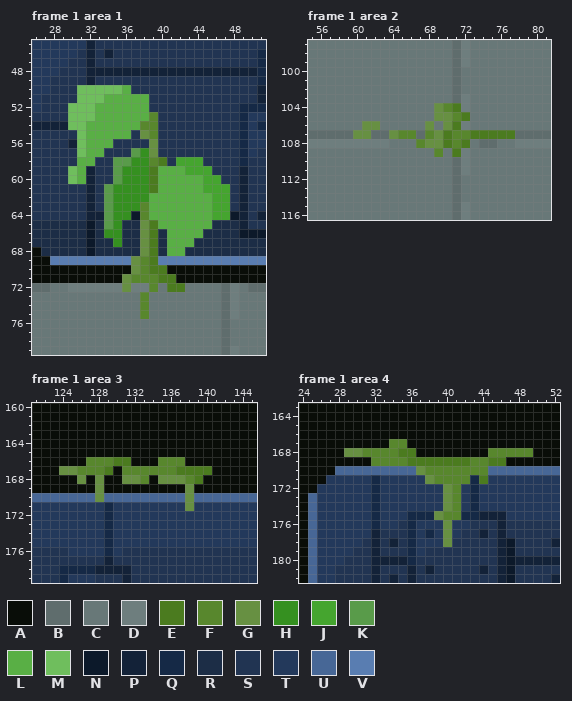
One commit to this pixel-art file: Assets/Resources/new aseprite/level_design_test/sector_2_environment_scene.aseprite. The first picture shows the starting point.
384x288 pixels, 3 frames. Colours within 5 levels of each other are drawn and written as one. Shown: frame 1 area 1: x 26..51, y 45..79; frame 1 area 2: x 55..81, y 97..116; frame 1 area 3: x 121..145, y 160..179; frame 1 area 4: x 24..52, y 163..182. The commit also changed other frames or places, which this record leaves out.
Palette (. is transparent): A #090d08  B #5f6d6d  C #687878  D #6e7e7e  E #4b7b1f  F #58872d  G #679042  H #359020  J #45a52f  K #599b4a  L #59af45  M #6fbe5d  N #0c192a  P #132238  Q #152946  R #1c2d46  S #213452  T #23395b  U #476796  V #597db1
Pixels before, frame 1 area 1, first column x 26:
45 TTTTTTPSSSSSSSSSSSSSSSSSSS
46 TTTTTSPSPSSSSSSSSSSSSSSSSQ
47 TTTTSSPSSSSSSSSSSSSSSSSSSQ
48 TTTSSSPPPPPPPPPPPPPPPPPPPQ
49 TTSSSSPSSSSSSSSSSSSSSSSSSQ
50 TTSSSMMMMMLSSSSSSSSSSSSSSP
51 TSSSSMMMLLLLLSSSSSSSSSSSSP
52 TSSSMMMLLLLLLSSSSSSSSSSQQQ
53 SSSSMMMLLLLLLFSSSSSSSSSQTT
54 PPPPMMLLLLLLFFSSSSSSSSSQTQ
55 SSSSSMLLLLLSGFSSSSSSSSSQTT
56 SSSSPMLLLSSSSGSSSSSSSSSQTT
57 SSSSSMLLSSSKHGSSSSSSSSSQTS
58 SSSSSLLSSKKHHFESJJJSSSSQSS
59 SSSSMLPSSKHHHELLLJJJSSSPSS
60 SSSSMLPSSKHHHELLLLLJJSSPSS
61 SSSSSSPSKHHHHELLLLLJJJSPSS
62 SSSSSSPSKHHHHLLLLLLLJJSPSS
63 SSSSSSPSKHHHFLLLLLLLJJSPSS
64 SSSSSSPPKHHNFLLLLLLLJJNPSP
65 RRRRRRNRKHRRGELLLLLLRRRPSS
66 RRRRRRNRHHRRGERLLLLRRRRNNN
67 RRRRRRNRRHRRGERLLLRRRRRRRR
68 ARRRRRNRRRRRGERLLRRRRRRRRR
69 AAVVVVVVVVVGFEVVVVVVVVVVVV
70 AAAAAAAAAAAGFEEAAAAAAAAAAA
71 AAAAAAAAAAGFFFEEAAAAAAAAAA
72 BBCCDDDDDDGDDFCEECCCCBDCBB
73 CCCCCCCCCCCCFCCCCCCCCBDCCC
74 CCCCCCCCCCCCFCCCCCCCCBDCCC
75 CCCCCCCCCCCCFCCCCCCCCBDCCC
76 CCCCCCCCCCCCCCCCCCCCCBCCCC
77 CCCCCCCCCCCCCCCCCCCCCBCCCC
78 CCCCCCCCCCCCCCCCCCCCCBCCCC
79 CCCCCCCCCCCCCCCCCCCCCBDCCC
Pixels before, frame 1 area 2, first column x 55:
 97 CCCCCCCCCCCCCCCCBDCCCCCCCCC
 98 CCCCCCCCCCCCCCCCBDCCCCCCCCC
 99 CCCCCCCCCCCCCCCCBDCCCCCCCCC
100 CCCCCCCCCCCCCCCCBCCCCCCCCCC
101 CCCCCCCCCCCCCCCCBCCCCCCCCCC
102 CCCCCCCCCCCCCCCCBCCCCCCCCCC
103 CCCCCCCCCCCCCCCCBDCCCCCCCCC
104 CCCCCCCCCCCCCCGFEDCCCCCCCCC
105 CCCCCCCCCCCCCCGGFECCCCCCCCC
106 CCCCCCGGCCCCCGCGEDCCCCCCCCC
107 BBBBBGGBBGFFBFGEFFEEEEEBBBB
108 DDDDDDDDDCCCFGGEFECBBCCDDDD
109 CCCCCCCCCCCCCCFCEDCCCCCCCCC
110 CCCCCCCCCCCCCCCCBDCCCCCCCCC
111 CCCCCCCCCCCCCCCCBDCCCCCCCCC
112 CCCCCCCCCCCCCCCCBCCCCCCCCCC
113 CCCCCCCCCCCCCCCCBCCCCCCCCCC
114 CCCCCCCCCCCCCCCCBCCCCCCCCCC
115 CCCCCCCCCCCCCCCCBDCCCCCCCCC
116 CCCCCCCCCCCCCCCCBDCCCCCCCCC
Pixels before, frame 1 area 3, first column x 121:
160 AAAAAAAAAAAAAAAAAAAAAAAAA
161 AAAAAAAAAAAAAAAAAAAAAAAAA
162 AAAAAAAAAAAAAAAAAAAAAAAAA
163 AAAAAAAAAAAAAAAAAAAAAAAAA
164 AAAAAAAAAAAAAAAAAAAAAAAAA
165 AAAAAAAAAAAAAAAAAAAAAAAAA
166 AAAAAAFFFEEAAAFFFAAAAAAAA
167 AAAGGFFFEAFFFFFFEEEEAAAAA
168 AAAAAGAGAAGGFAGGGFEAAAAAA
169 AAAAAAAGAAAAAAAAAGAAAAAAA
170 UUUUUUUGUUUUUUUUUGUUUUUUU
171 TTTTTTTTQTTTTTTTTGTTTTTTT
172 TTTTTTTTQTTTTTTTTTTTTTTTT
173 TTTTTTTTQTTTTTTTTTTTTTTTT
174 TTTTTTTTQTTTTTTTTTTTTTTTT
175 TTTTTTTTQTTTTTTTTTTTTTTTT
176 SSSSTTTTQTSSSSSSSSSSSSSSS
177 SSSSSSSSPSSSSSSSSSSSSSSSS
178 SSSQQQQPPPPSSSSSSSSSSSSSS
179 SSSQTTTSSSPSSSSSSSSSSSSSS
Pixels before, frame 1 area 4, first column x 24:
163 AAAAAAAAAAAAAAAAAAAAAAAAAAAAA
164 AAAAAAAAAAAAAAAAAAAAAAAAAAAAA
165 AAAAAAAAAAAAAAAAAAAAAAAAAAAAA
166 AAAAAAAAAAAAAAAAAAAAAAAAAAAAA
167 AAAAAAAAAAFFAAAAAAAAAAAAAAAAA
168 AAAAAGGFFFFEEAAAAAAAAFFFFFAAA
169 AAAAAAAAFFFFEEEEEEEFFEEAAAAAA
170 AAAAUUUUUUUUUGFFFFFFFUUUUUUUU
171 AAATTTTTQTTTTTGFFFFQETTTTTTTT
172 AATTTTTTQTTTTTTTGFTQTTTTTTTTT
173 AUTTTTTTQTTTTTTTGFTQTTTTTTTTT
174 AUTTTTTTQTTTTTTTGFTQTTTTTTTTT
175 AUTTTTTTQTTTQQQGFFQQPPPTTTTTT
176 AUTTTTTTQTTSQTTTGTTSSSPSSSSSS
177 AUTTTTTTPSSSQTQTGTSSPSPSSSSSS
178 AUTTTTTSPSPSQTTTGSSSSSPNSSSSP
179 AUTTTTSSPSSSQTSSSSSSSSPNSSSSS
180 AUTTTSSSPPPPQSSSSSSSSSPNPPPPP
181 AUTTSSSSPSSSPSPSSSSSPSPNSSSSS
182 AUTTSSSSPSPSPSSSSSSSSSPNSSSSP
The same view after the edit:
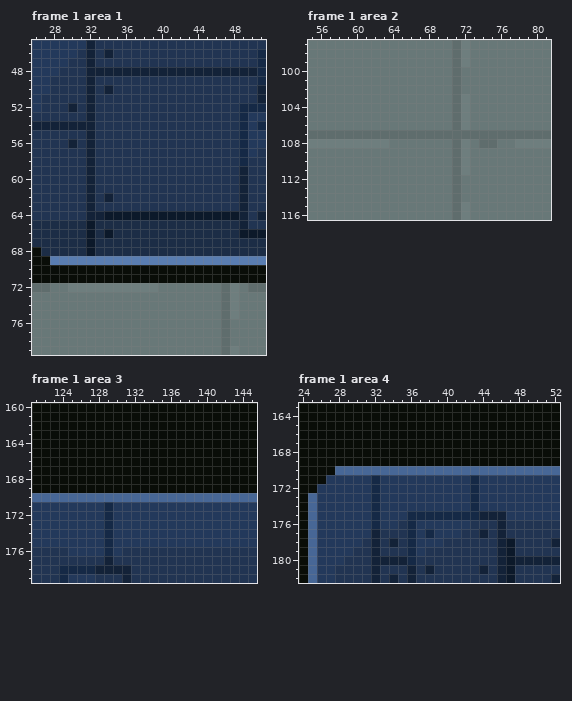
What changed:
layer "...bg/walls/walls/Flattened" added
layer "plants" now hidden
layer "...bg/walls/walls/pilone Copy #2" removed
Frame 1 area 1:
y 50: x 31..36 MMMMML -> SPSPSS
y 51: x 31..38 MMMLLLLL -> SPSSSSSS
y 52: x 30..38 MMMLLLLLL -> PSPSSSSSS
y 53: x 30..39 MMMLLLLLLF -> SSPSSSSSSS
y 54: x 30..39 MMLLLLLLFF -> PPPSSSSSSS
y 55: x 31..36 MLLLLL -> SPSSSS; x 38..39 GF -> SS
y 56: x 31..34 MLLL -> SPSS; x 39 G -> S
y 57: x 31..33 MLL -> SPS; x 37..39 KHG -> SSS
y 58: x 31..32 LL -> SP; x 35..40 KKHHFE -> SSSSSS; x 42..44 JJJ -> SSS
y 59: x 30..31 ML -> SS; x 35..45 KHHHELLLJJJ -> SSSSSSSSSSS
y 60: x 30..31 ML -> SS; x 35..46 KHHHELLLLLJJ -> SSSSSSSSSSSS
y 61: x 34..47 KHHHHELLLLLJJJ -> SSSSSSSSSSSSSS
y 62: x 34..47 KHHHHLLLLLLLJJ -> PSSSSSSSSSSSSS
y 63: x 34..47 KHHHFLLLLLLLJJ -> SSSSSSSSSSSSSS
y 64: x 34..36 KHH -> NNN; x 38..47 FLLLLLLLJJ -> NNNNNNNNNN
y 65: x 34..35 KH -> RR; x 38..45 GELLLLLL -> RRRRRRRR
y 66: x 34..35 HH -> NR; x 38..39 GE -> RR; x 41..44 LLLL -> RRRR
y 67: x 35 H -> R; x 38..39 GE -> RR; x 41..43 LLL -> RRR
y 68: x 38..39 GE -> RR; x 41..42 LL -> RR
y 69: x 37..39 GFE -> VVV
y 70: x 37..40 GFEE -> AAAA
y 71: x 36..41 GFFFEE -> AAAAAA
y 72: x 36 G -> D; x 39 F -> D; x 41..42 EE -> CC
y 73..75: x 38 F -> C
Frame 1 area 2:
y 104: x 69..71 GFE -> CCB
y 105: x 69..72 GGFE -> CCBD
y 106: x 61..62 GG -> CC; x 68 G -> C; x 70..71 GE -> CB
y 107: x 60..61 GG -> BB; x 64..66 GFF -> BBB; x 68..77 FGEFFEEEEE -> BBBBBBBBBB
y 108: x 67..72 FGGEFE -> CCCCBD
y 109: x 69 F -> C; x 71 E -> B
Frame 1 area 3:
y 166: x 127..131 FFFEE -> AAAAA; x 135..137 FFF -> AAA
y 167: x 124..129 GGFFFE -> AAAAAA; x 131..140 FFFFFFEEEE -> AAAAAAAAAA
y 168: x 126 G -> A; x 128 G -> A; x 131..133 GGF -> AAA; x 135..139 GGGFE -> AAAAA
y 169: x 128 G -> A; x 138 G -> A
y 170: x 128 G -> U; x 138 G -> U
y 171: x 138 G -> T
Frame 1 area 4:
y 167: x 34..35 FF -> AA
y 168: x 29..36 GGFFFFEE -> AAAAAAAA; x 45..49 FFFFF -> AAAAA
y 169: x 32..46 FFFFEEEEEEEFFEE -> AAAAAAAAAAAAAAA
y 170: x 37..44 GFFFFFFF -> UUUUUUUU
y 171: x 38..42 GFFFF -> TTTTT; x 44 E -> T
y 172..174: x 40..41 GF -> TT
y 175: x 39..41 GFF -> QQQ
y 176..177: x 40 G -> T
y 178: x 40 G -> S
